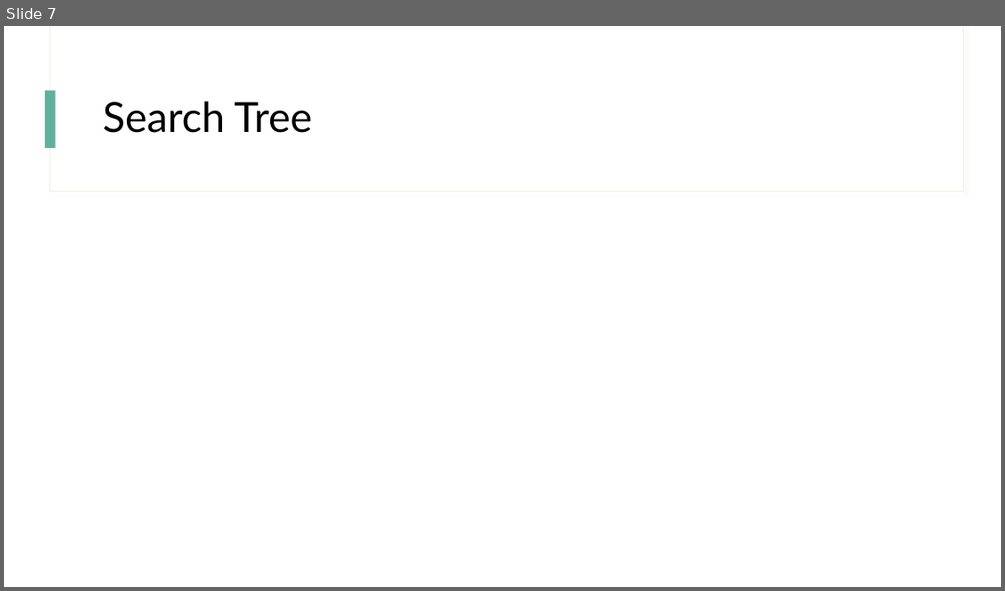
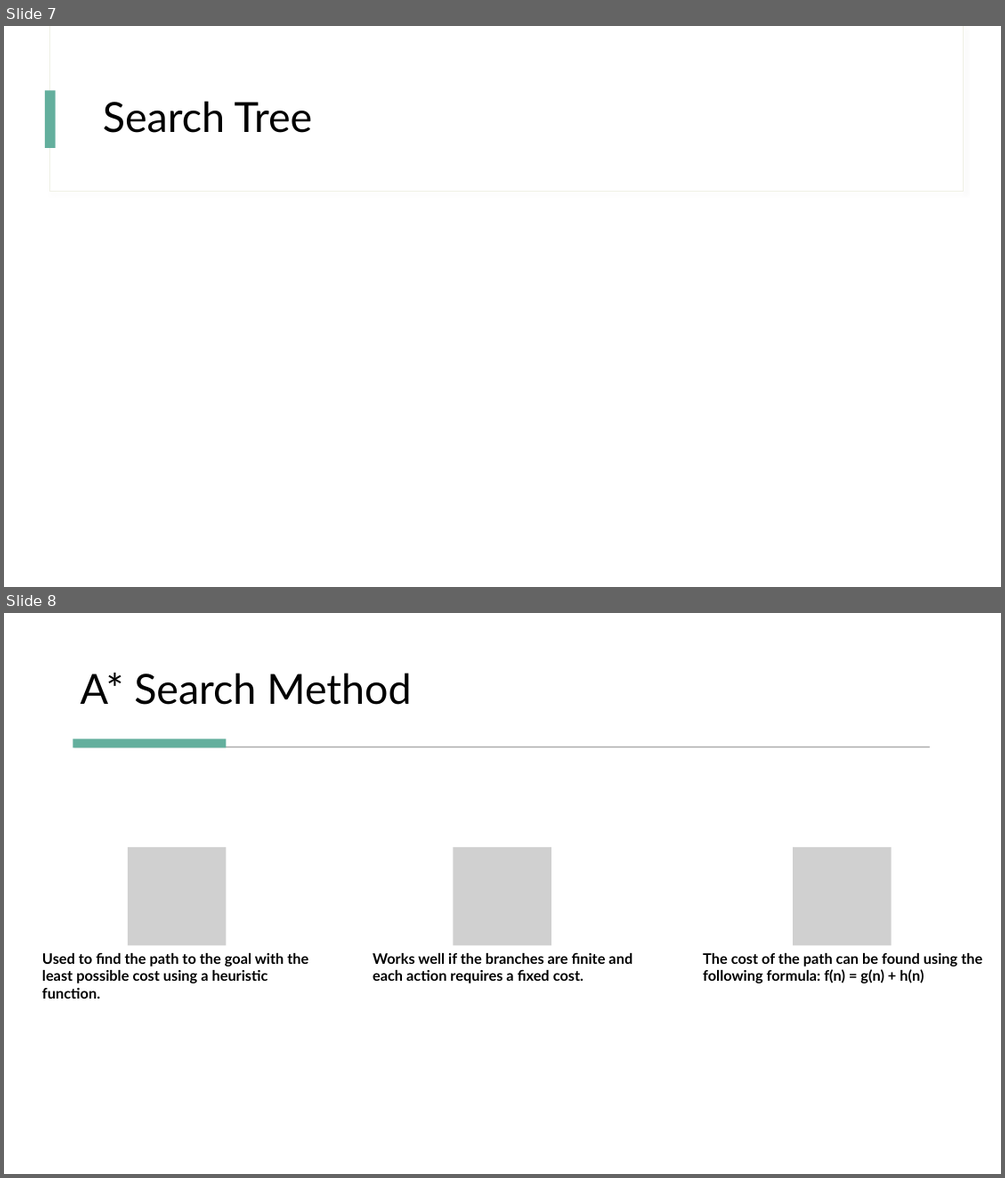
Before and after one commit to lauxpaux/Maze-Robotic-Path, a slide deck: AIAssignment2.pptx. Shown one above the other, each under a label of ours: slide 7 before the commit, slides 7 and 8 after it. The pictures are 1005x591 and 1005x1178 pixels, drawn with LibreOffice and Linux fonts; fonts in the diff are those of the drawing; grey boxes stand for pictures. Boxes give left, top, right and bottom in pixels: in the first picture for what was removed or moved away, otherwise in the second. Text is boxed around its words. In the diff, an @@ line names an element or a change of style, - is before the commit and + after.

Commit message:
2nd commit
draft
missing breadth-first code, map trees, map search

```diff
--- a/AIAssignment2.pptx
+++ b/AIAssignment2.pptx
@@ slide 8 added at [4,613,1001,1174], background #FFFFFF; not listed: 2 template elements that a slide beside it also shows @@
@@ rectangle added at [4,613,1001,1174], fill #FFFFFF @@
@@ title added at [81,673,411,705], 40 pt, text #000000 @@
+A* Search Method
@@ rectangle added at [73,738,226,747], fill #63AF9D @@
@@ rectangle added at [75,747,930,747], fill #595959 at 30% opacity, outline #595959 0.75 pt @@
@@ group added at [42,847,982,998]: 3 pictures, 3 texts @@
+Used to find the path to the goal with the least possible cost using a heuristic function.
+Works well if the branches are finite and each action requires a fixed cost.
+The cost of the path can be found using the following formula: f(n) = g(n) + h(n)
```
Also in this commit, not shown: 1 slide changed, 10 other slides added, 7 slides removed.
